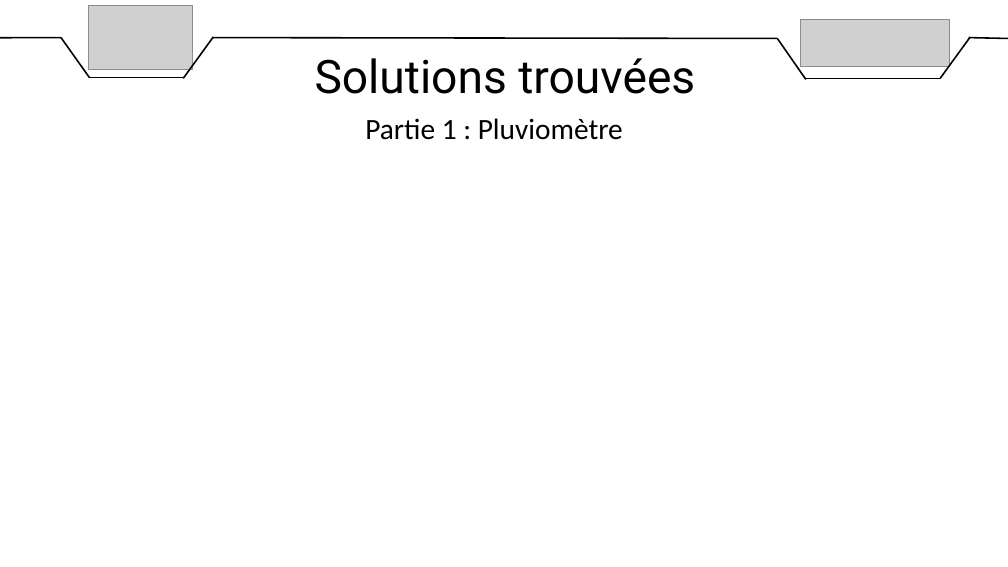
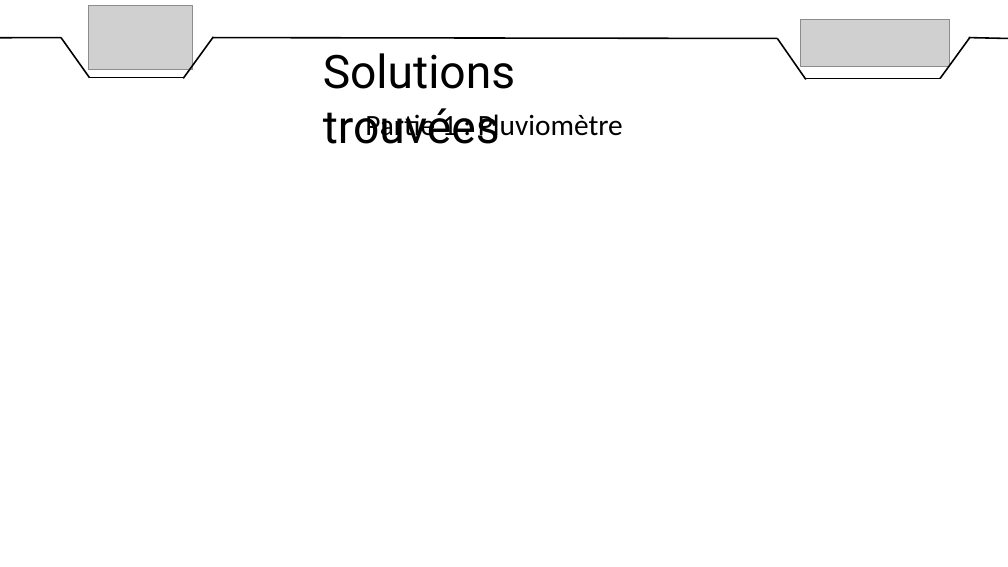
Before and after one commit to DylanChe/SupervisionSerre, a slide deck: slide 12 of oral_projet/revue_2/diaporama_revue_2_dylan.pptx. Drawn at 1008x567 pixels with LibreOffice and Linux fonts; fonts in the diff are those of the drawing; grey boxes stand for pictures. Boxes give left, top, right and bottom in pixels: in the first picture for what was removed or moved away, otherwise in the second. Text is boxed around its words. In the diff, an @@ line names an element or a change of style, - is before the commit and + after.

```diff
--- a/oral_projet/revue_2/diaporama_revue_2_dylan.pptx
+++ b/oral_projet/revue_2/diaporama_revue_2_dylan.pptx
@@ text "Solutions trouvées" rewrapped from (315,58,695,94) to (323,53,515,144) @@
@@ text "Partie 1 : Pluviomètre" rewrapped from (365,118,623,140) to (365,110,623,142) @@
```
Also in this commit, not shown: 7 other slides changed.
